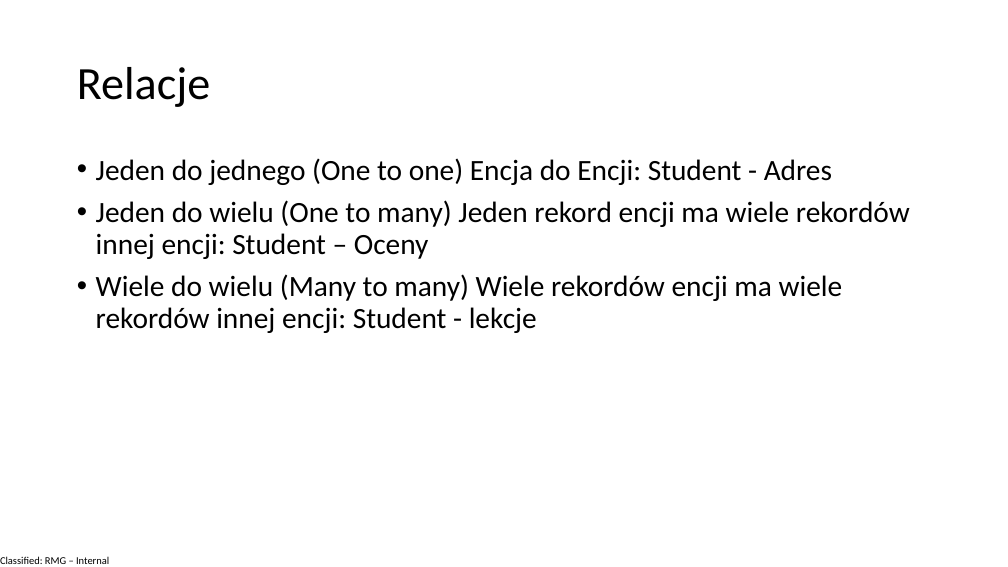
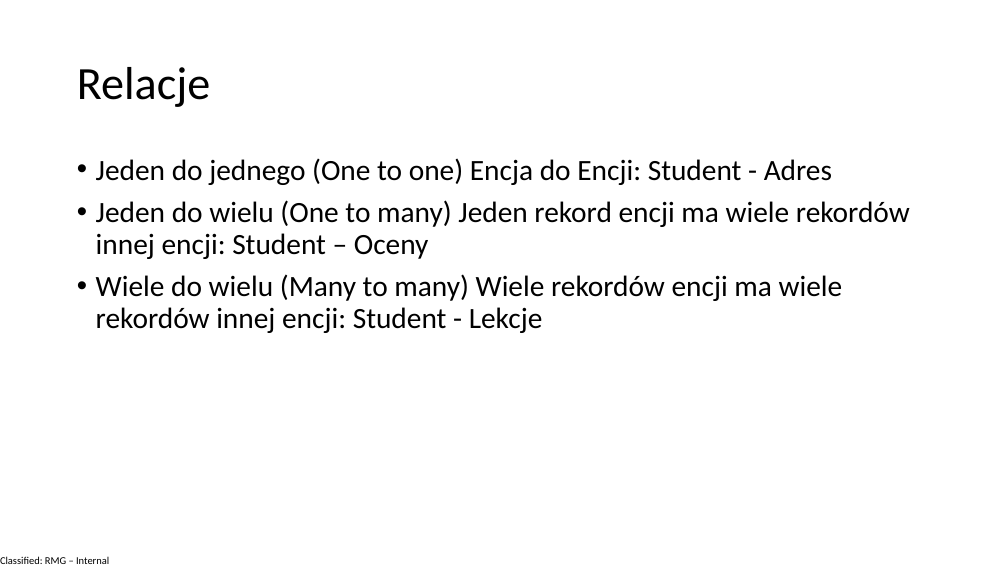
Before and after one commit to pawelminkina/LibraryManagementSystem, a slide deck: slide 9 of Presentation/Presentation.pptx. Drawn at 1008x567 pixels with LibreOffice and Linux fonts; fonts in the diff are those of the drawing. Boxes give left, top, right and bottom in pixels: in the first picture for what was removed or moved away, otherwise in the second. Text is boxed around its words. In the diff, an @@ line names an element or a change of style, - is before the commit and + after.

```diff
--- a/Presentation/Presentation.pptx
+++ b/Presentation/Presentation.pptx
@@ text at bbox=[96, 274, 843, 333]: text changed @@
-• Wiele do wielu (Many to many) Wiele rekordów encji ma wiele rekordów innej encji: Student - lekcje
+• Wiele do wielu (Many to many) Wiele rekordów encji ma wiele rekordów innej encji: Student - Lekcje
```
Also in this commit, not shown: 1 other slide changed, 6 other files.
